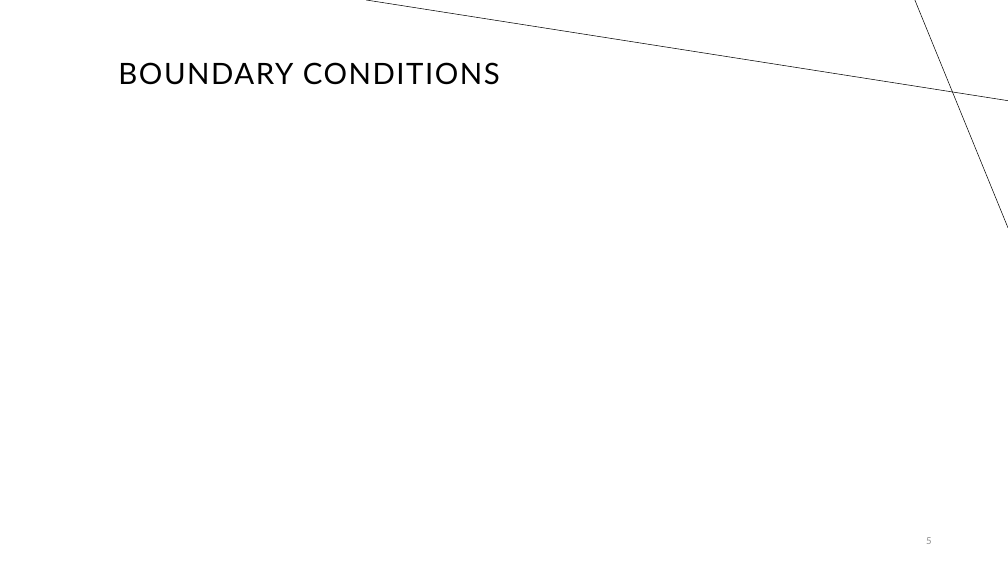
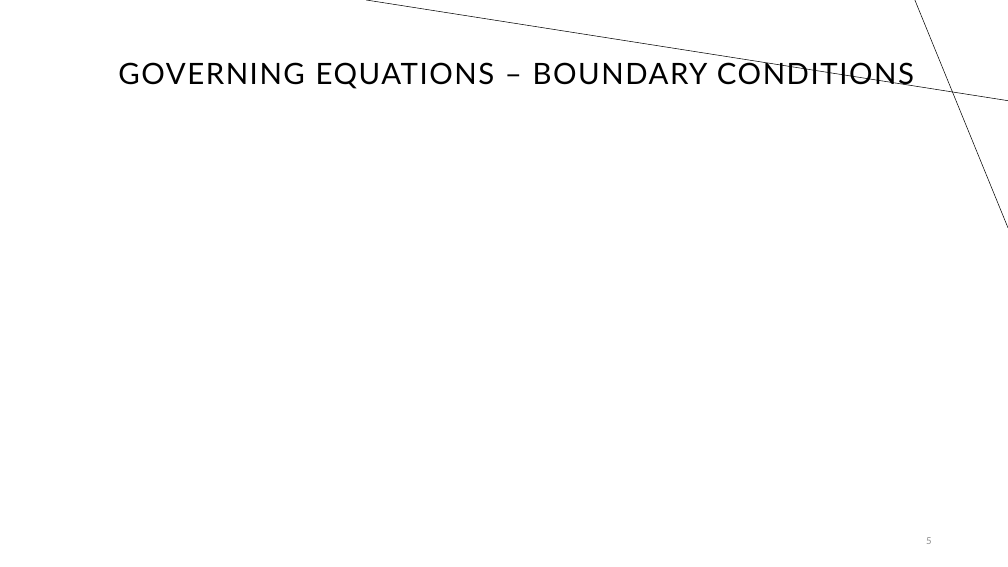
Before and after one commit to trutheresy/NO-2D-Metamaterials, a slide deck: slide 5 of Fourier Neural Operators.pptx. Drawn at 1008x567 pixels with LibreOffice and Linux fonts; fonts in the diff are those of the drawing; grey boxes stand for pictures. Boxes give left, top, right and bottom in pixels: in the first picture for what was removed or moved away, otherwise in the second. Text is boxed around its words. In the diff, an @@ line names an element or a change of style, - is before the commit and + after.

```diff
--- a/Fourier Neural Operators.pptx
+++ b/Fourier Neural Operators.pptx
@@ title at [118, 58, 914, 89]: text changed @@
-BOUNDARY CONDITIONS
+GOVERNING EQUATIONS – BOUNDARY CONDITIONS
```
Also in this commit, not shown: 1 other slide changed, 1 slide added, 2 other files.
